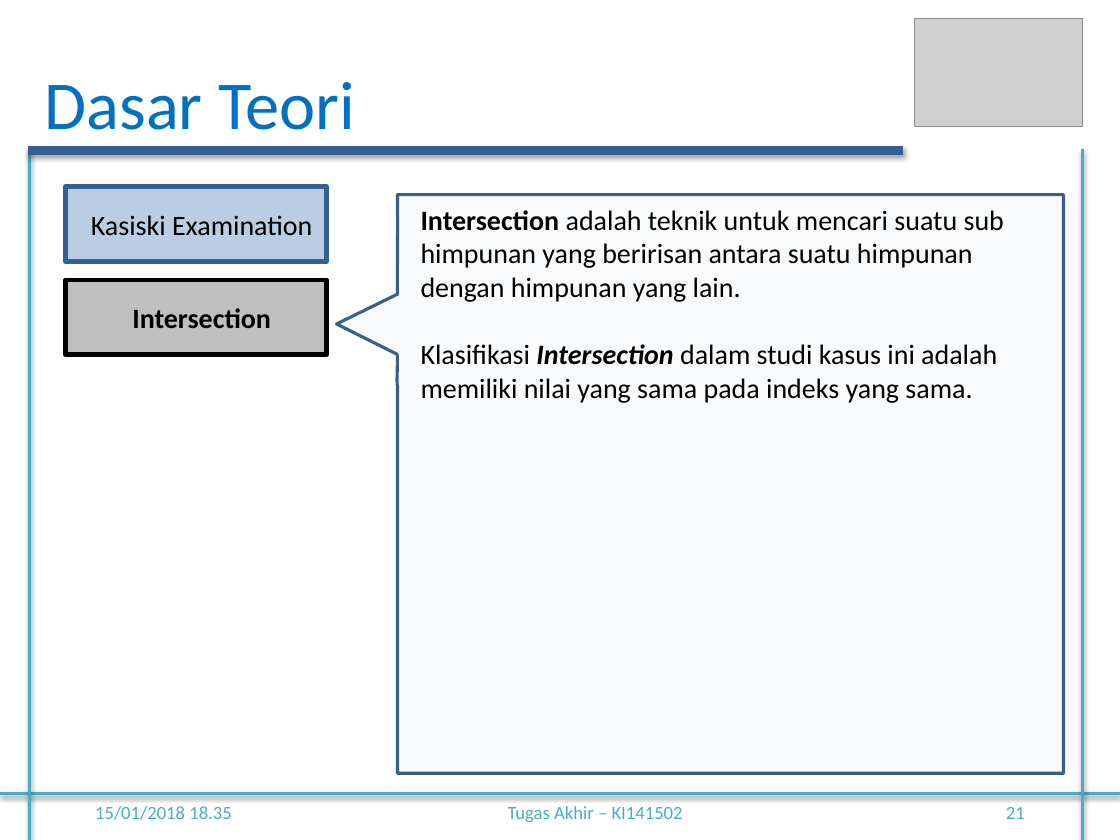
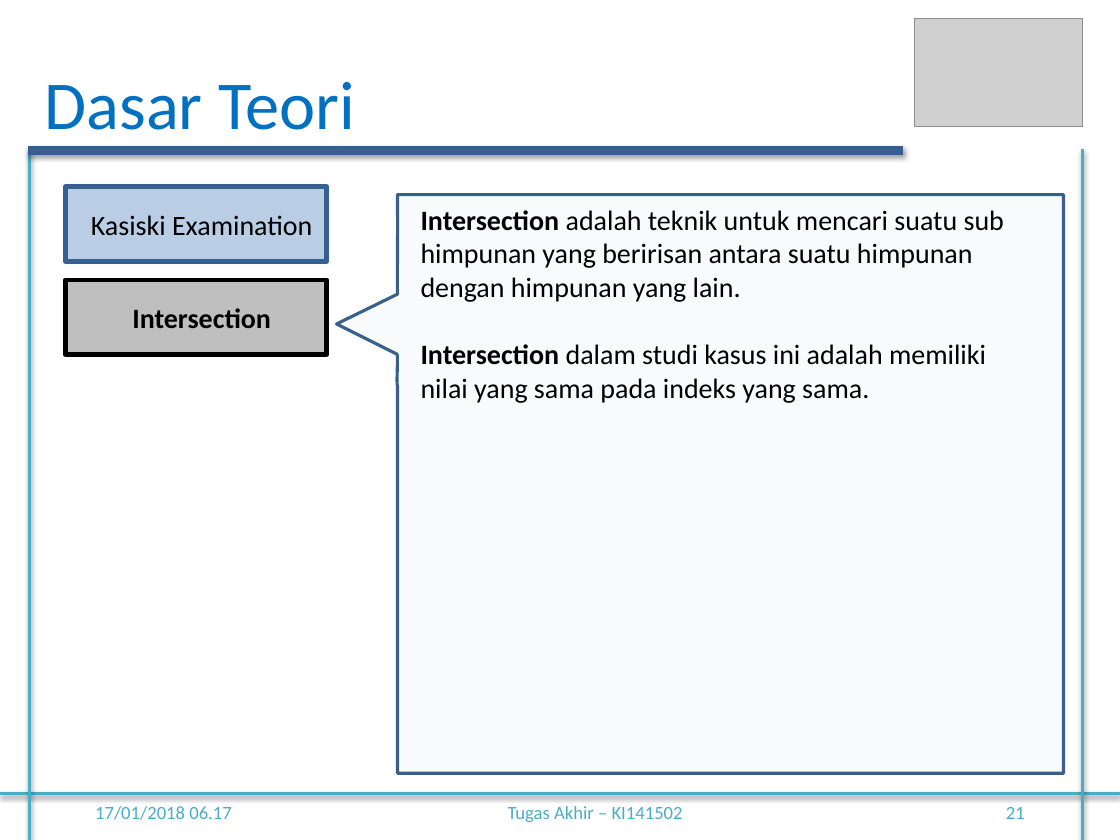
Before and after one commit to apasajaboleh1/TA, a slide deck: slide 21 of 5113100040 -Freddy Hermawan Yuwono-ppt.pptx. Drawn at 1120x840 pixels with LibreOffice and Linux fonts; fonts in the diff are those of the drawing; grey boxes stand for pictures. Boxes give left, top, right and bottom in pixels: in the first picture for what was removed or moved away, otherwise in the second. Text is boxed around its words. In the diff, an @@ line names an element or a change of style, - is before the commit and + after.

```diff
--- a/5113100040 -Freddy Hermawan Yuwono-ppt.pptx
+++ b/5113100040 -Freddy Hermawan Yuwono-ppt.pptx
@@ text at <box>421,344,986,403</box>: text changed @@
-Klasifikasi Intersection dalam studi kasus ini adalah memiliki nilai yang sama pada indeks yang sama.
+Intersection dalam studi kasus ini adalah memiliki nilai yang sama pada indeks yang sama.
@@ text at <box>95,806,231,820</box>: text changed @@
-15/01/2018 18.35
+17/01/2018 06.17
```
Also in this commit, not shown: 35 other slides changed, 51 other files.
